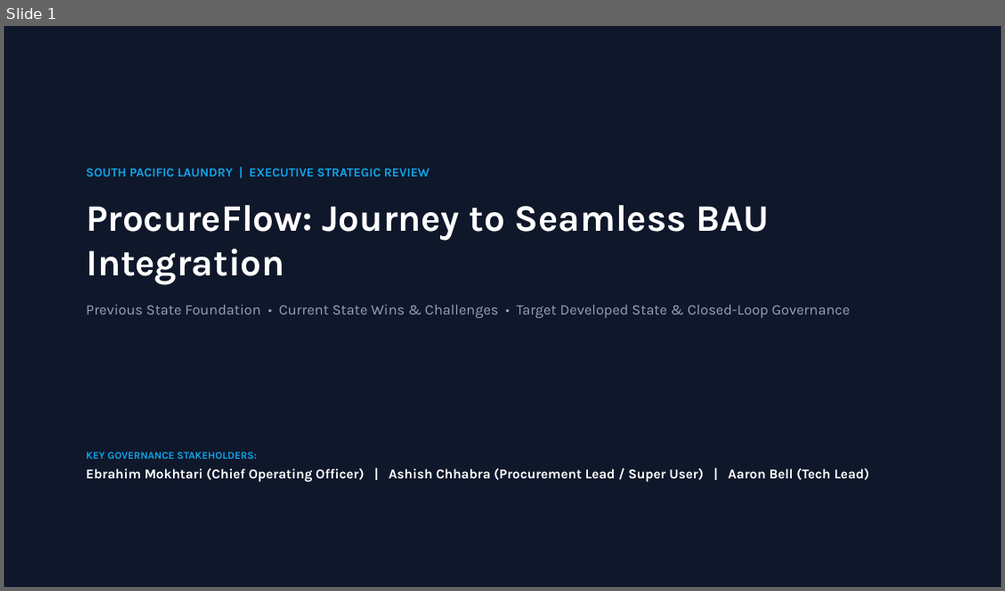
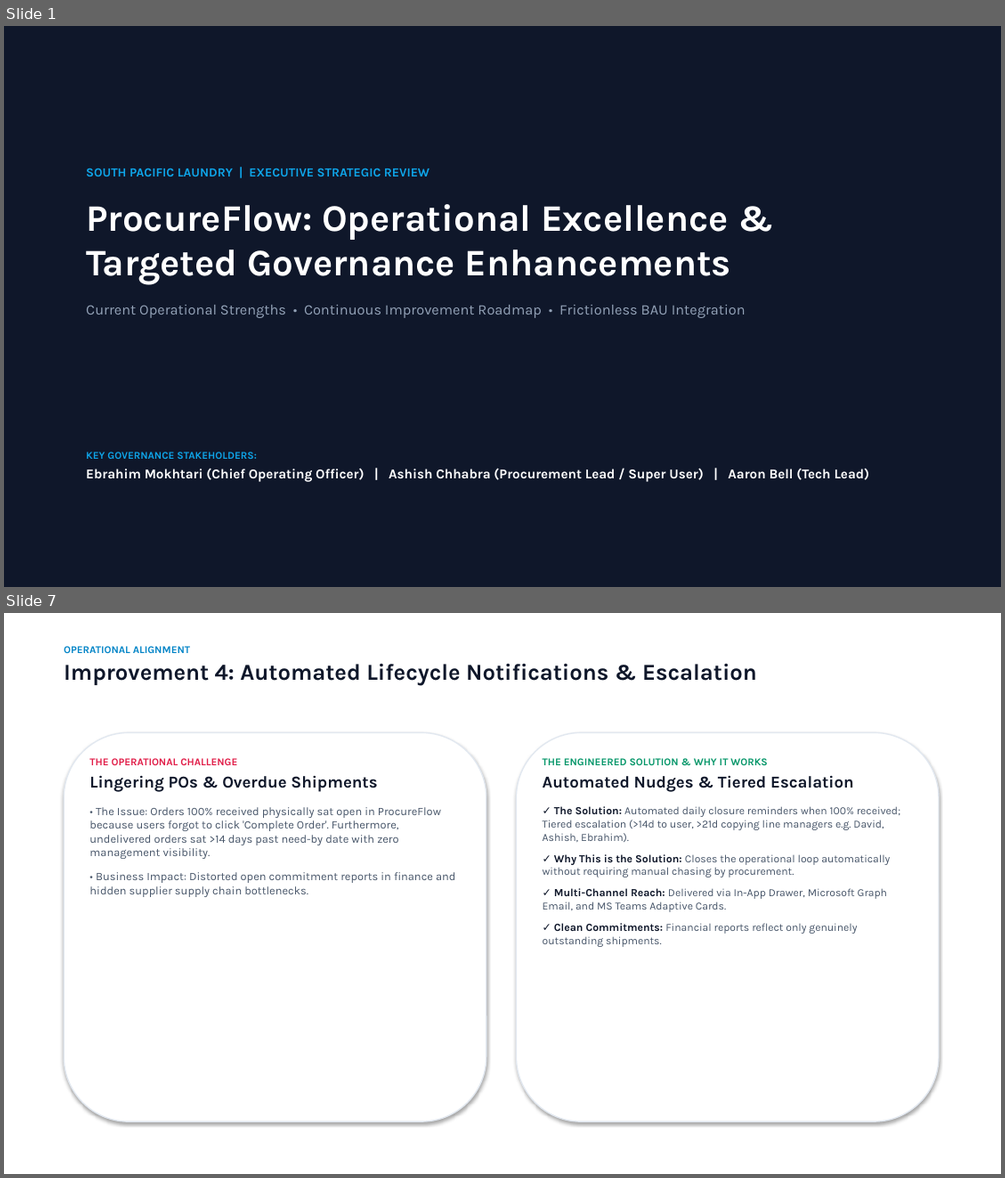
Before and after one commit to SPLGit-Project/ProcureFlow-App, a slide deck: docs/ProcureFlow_Executive_Roadmap.pptx. Shown one above the other, each under a label of ours: slide 1 before the commit, slides 1 and 7 after it; the slides between them are not shown. The pictures are 1005x591 and 1005x1178 pixels, drawn with LibreOffice and Linux fonts; fonts in the diff are those of the drawing. Boxes give left, top, right and bottom in pixels: in the first picture for what was removed or moved away, otherwise in the second. Text is boxed around its words. In the diff, an @@ line names an element or a change of style, - is before the commit and + after.

Commit message:
docs: align presentation deck with operational strengths and remove workshop/checklist slides

```diff
--- a/docs/ProcureFlow_Executive_Roadmap.pptx
+++ b/docs/ProcureFlow_Executive_Roadmap.pptx
@@ slide 7 added at (x1=4, y1=613, x2=1001, y2=1174), background #FFFFFF @@
@@ text added at (x1=64, y1=646, x2=757, y2=685), 22 pt, text #0F172A, bold @@
+OPERATIONAL ALIGNMENT
+Improvement 4: Automated Lifecycle Notifications & Escalation
@@ rounded rectangle added at (x1=64, y1=732, x2=486, y2=1121), fill #FFFFFF, outline #E2E8F0 1.2 pt @@
@@ rounded rectangle added at (x1=517, y1=732, x2=938, y2=1121), fill #FFFFFF, outline #E2E8F0 1.2 pt @@
@@ text added at (x1=89, y1=758, x2=455, y2=897), 11 pt, text #475569 @@
+THE OPERATIONAL CHALLENGE
+Lingering POs & Overdue Shipments
+• The Issue: Orders 100% received physically sat open in ProcureFlow because users forgot to click 'Complete Order'. Furthermore, undelivered orders sat >14 days past need-by date with zero management visibility.
+• Business Impact: Distorted open commitment reports in finance and hidden supplier supply chain bottlenecks.
@@ text added at (x1=542, y1=758, x2=901, y2=947), 10.5 pt, text #475569 @@
+THE ENGINEERED SOLUTION & WHY IT WORKS
+Automated Nudges & Tiered Escalation
+✓ The Solution: Automated daily closure reminders when 100% received; Tiered escalation (>14d to user, >21d copying line managers e.g. David, Ashish, Ebrahim).
+✓ Why This is the Solution: Closes the operational loop automatically without requiring manual chasing by procurement.
+✓ Multi-Channel Reach: Delivered via In-App Drawer, Microsoft Graph Email, and MS Teams Adaptive Cards.
+✓ Clean Commitments: Financial reports reflect only genuinely outstanding shipments.
@@ slide 1 changed as well @@
@@ text at (x1=86, y1=204, x2=745, y2=318): text changed @@
-ProcureFlow: Journey to Seamless BAU Integration
-Previous State Foundation • Current State Wins & Challenges • Target Developed State & Closed-Loop Governance
+ProcureFlow: Operational Excellence &
+Targeted Governance Enhancements
+Current Operational Strengths • Continuous Improvement Roadmap • Frictionless BAU Integration
```
Also in this commit, not shown: 4 other slides changed, 4 other slides added, 5 slides removed.
